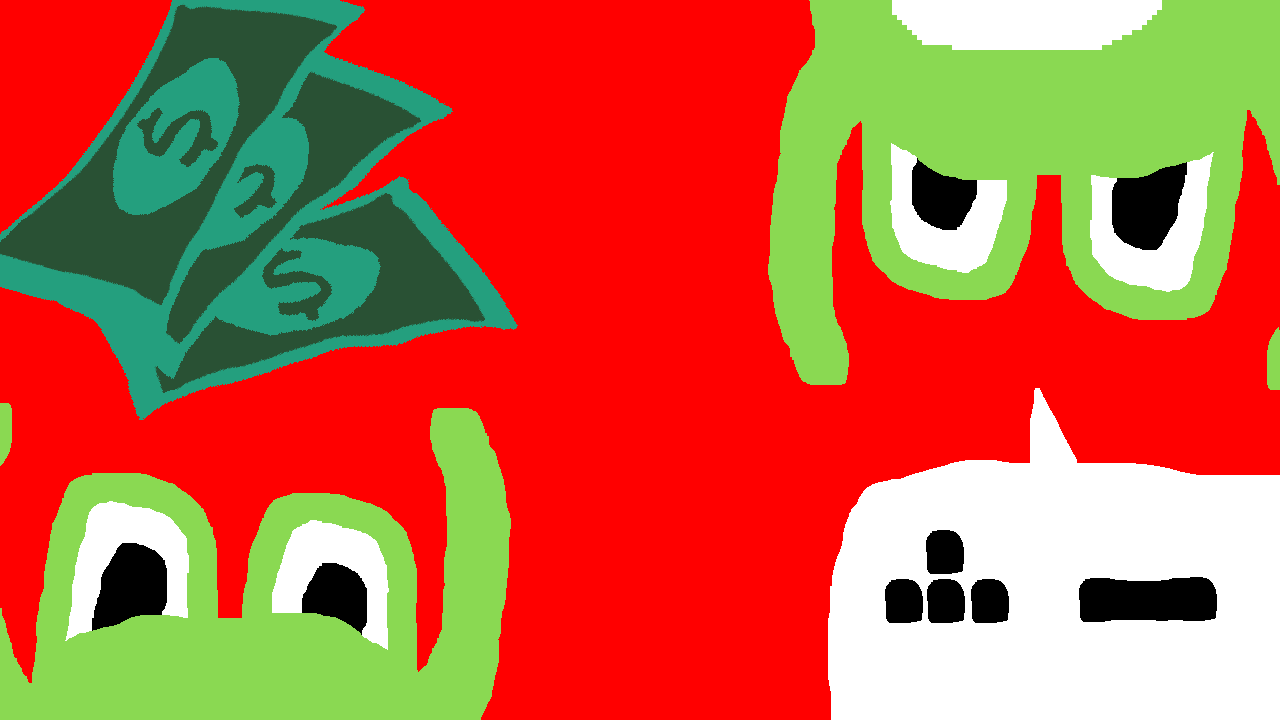
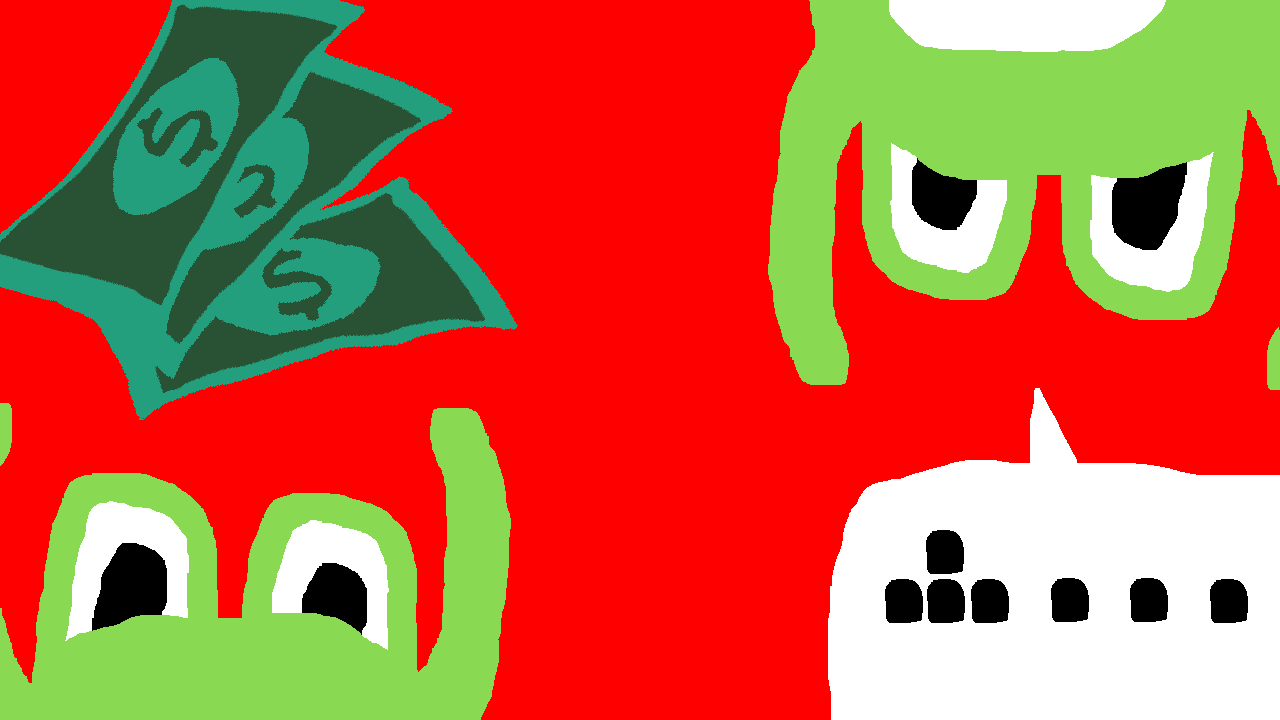
Layer changes from the first (1280, 720) image to the second:
renamed "Layer 8 copy 4" to "Layer 8 copy 7", painted on it over [1079, 577, 1217, 622]
added layer "Layer 8 copy 6" above "Layer 8 copy 5" over [1210, 579, 1248, 623]
added layer "Layer 8 copy 5" above "Layer 8 copy 3" over [1051, 578, 1089, 622]
added layer "Layer 9" above "Background copy 2" over [889, 0, 1166, 52]
